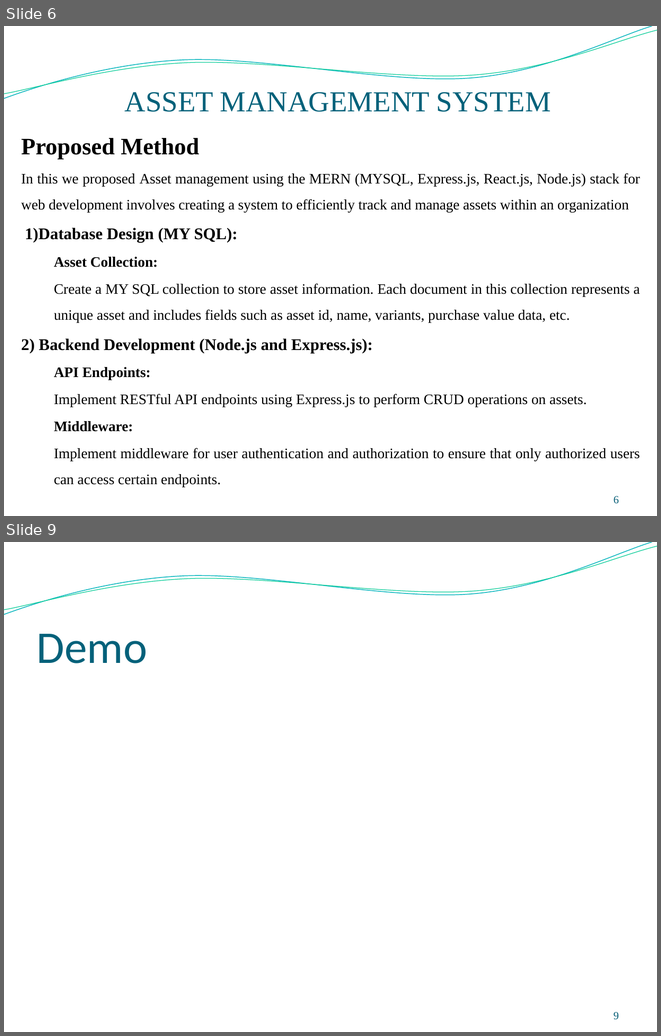
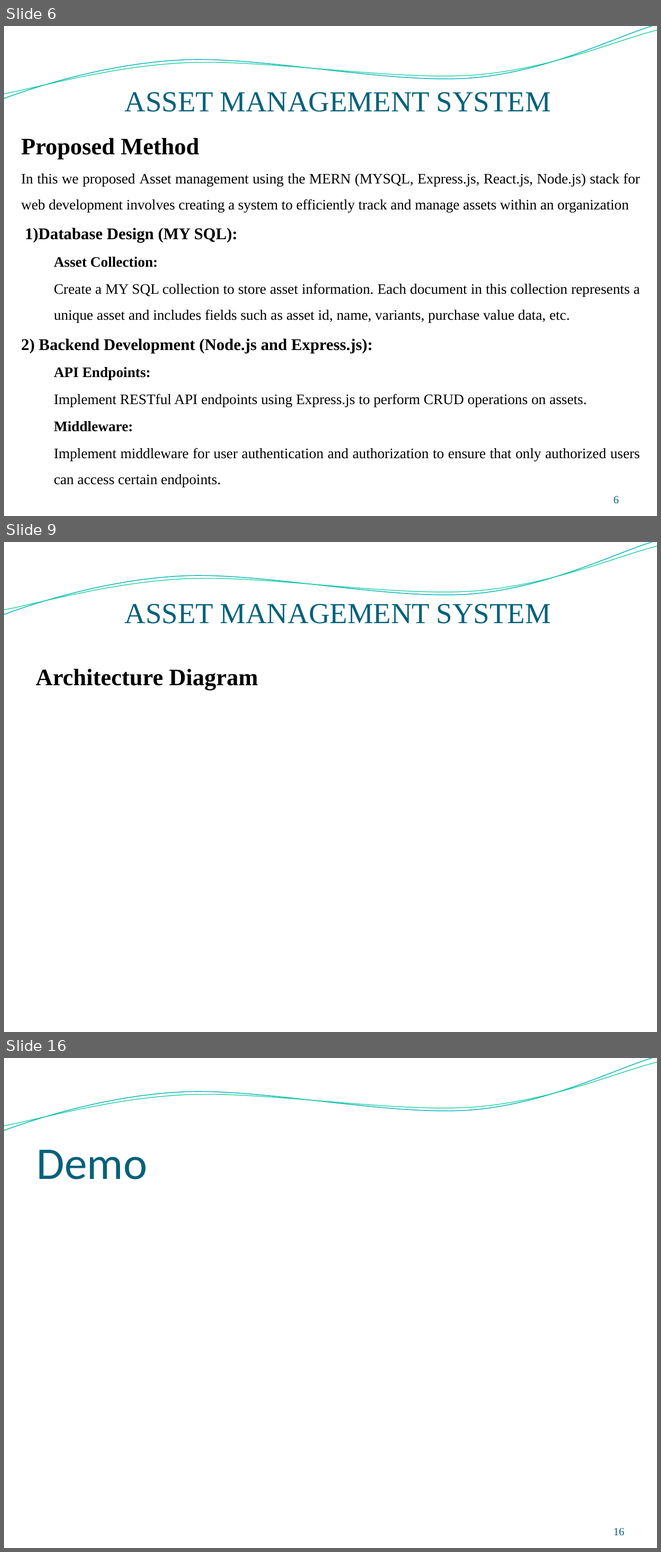
Before and after one commit to surya0811/Assetmanagement1, a slide deck: reports/ppt final.pptx. Shown one above the other, each under a label of ours: slides 6 and 9 before the commit, slides 6, 9 and 16 after it; the slides between them are not shown. The pictures are 661x1036 and 661x1552 pixels, drawn with LibreOffice and Linux fonts; fonts in the diff are those of the drawing; background and template pictures are left out. Boxes give left, top, right and bottom in pixels: in the first picture for what was removed or moved away, otherwise in the second. Text is boxed around its words. In the diff, an @@ line names an element or a change of style, - is before the commit and + after.

```diff
--- a/reports/ppt final.pptx
+++ b/reports/ppt final.pptx
@@ slide 9 added at (4, 542, 657, 1032), background picture (left out); not listed: 2 template elements that a slide beside it also shows @@
@@ text added at (125, 603, 551, 624), 32 pt, text #04617A @@
+ASSET MANAGEMENT SYSTEM
@@ title added at (36, 669, 258, 690), 26 pt, text #000000, bold @@
+Architecture Diagram
@@ what was slide 9 is now slide 16 @@
@@ page number at (614, 1528, 624, 1536): text changed @@
-9
+16
```
Also in this commit, not shown: 7 other slides added, 1 slide removed, 10 other files.
